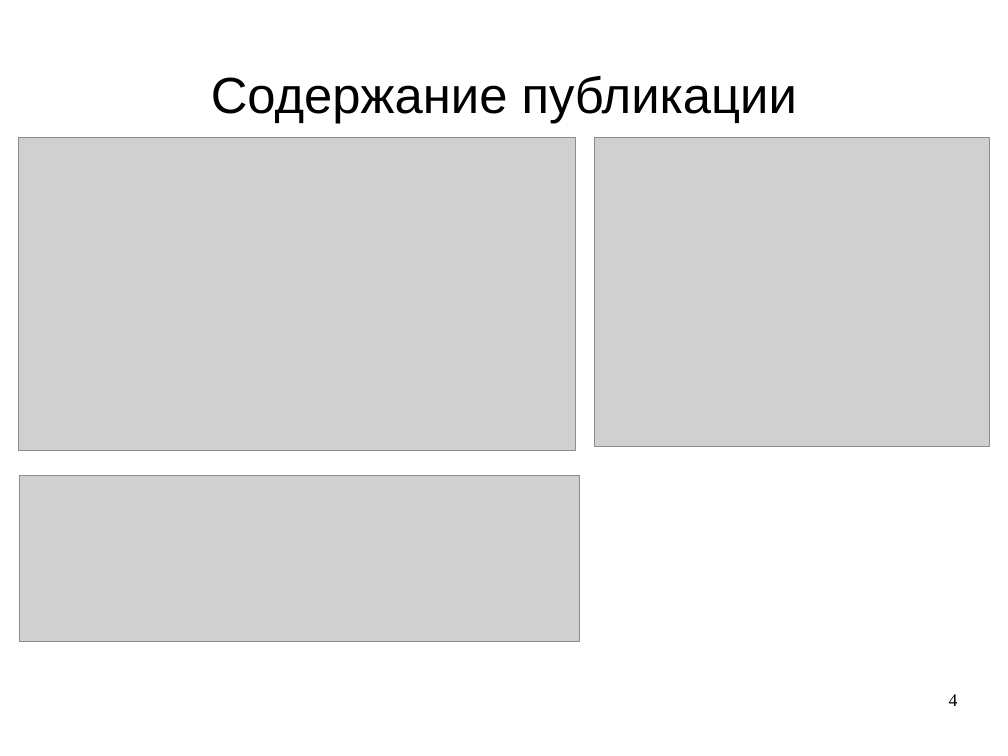
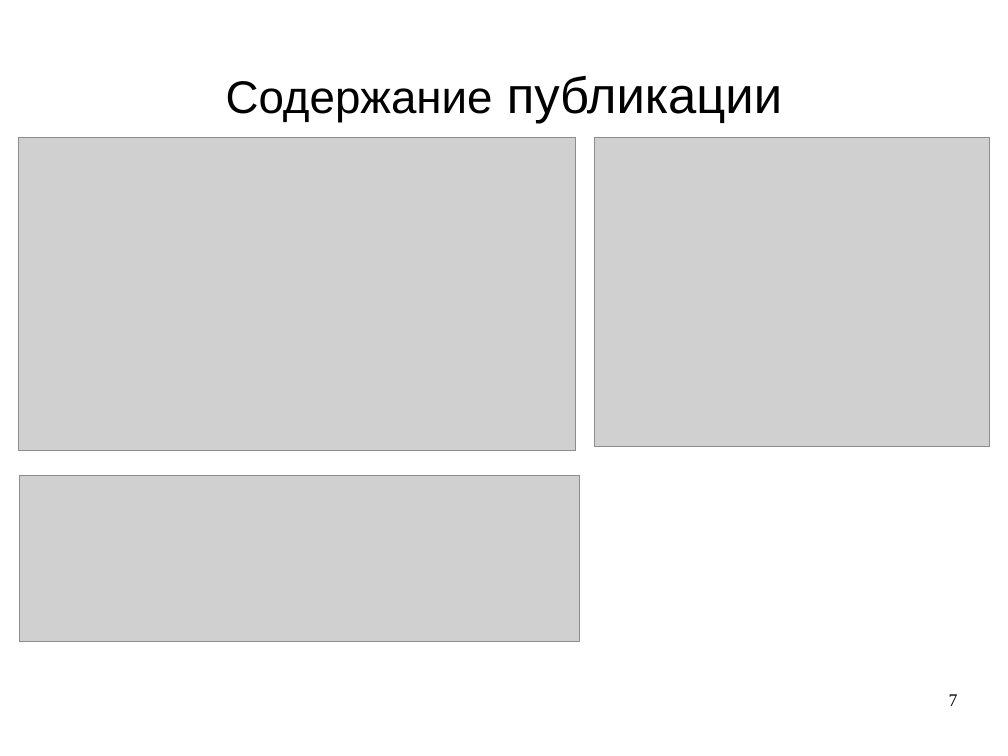
Before and after one commit to kfr2359/SemanticLinkExtraction, a slide deck: slide 7 of docs/final report.odp (slide 4 before the commit). Drawn at 1008x756 pixels with LibreOffice and Linux fonts; fonts in the diff are those of the drawing; grey boxes stand for pictures. Boxes give left, top, right and bottom in pixels: in the first picture for what was removed or moved away, otherwise in the second. Text is boxed around its words. In the diff, an @@ line names an element or a change of style, - is before the commit and + after.

```diff
--- a/docs/final report.odp
+++ b/docs/final report.odp
@@ title "Содержание публикации" at (226, 76, 782, 124): size 40 to 36 pt in "Содержание" @@
@@ page number at (949, 694, 958, 706): text changed @@
-4
+7
```
Also in this commit, not shown: 3 other slides changed, 2 slides added, 3 other files.
